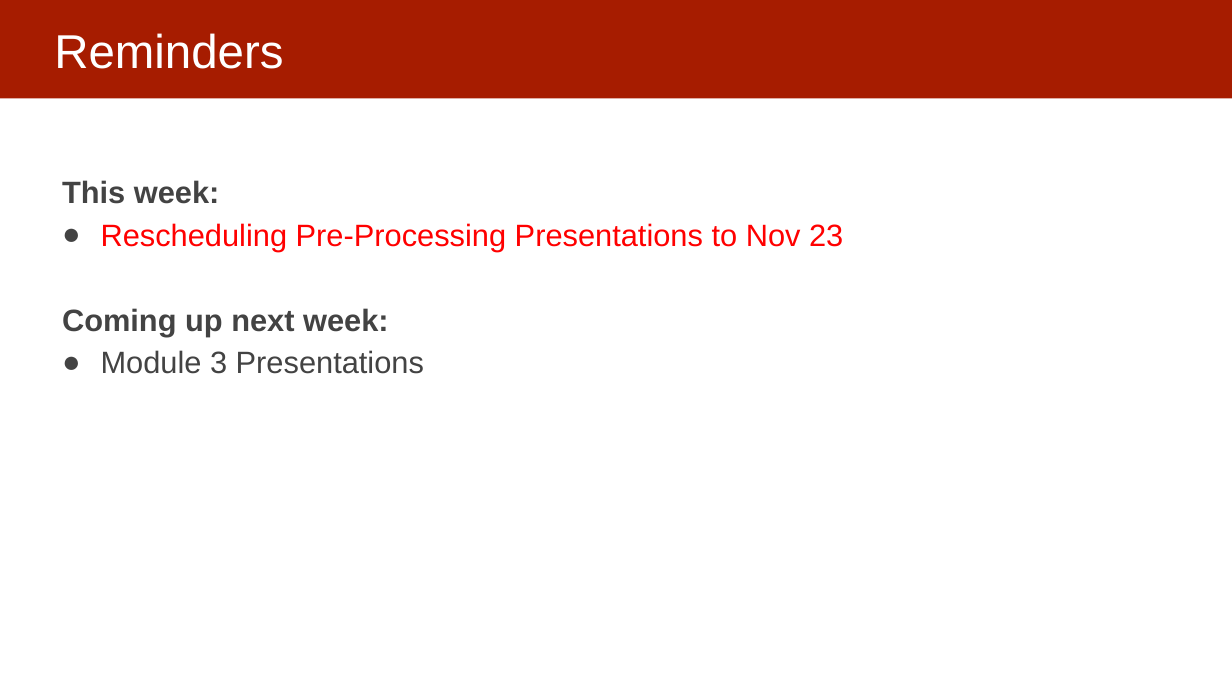
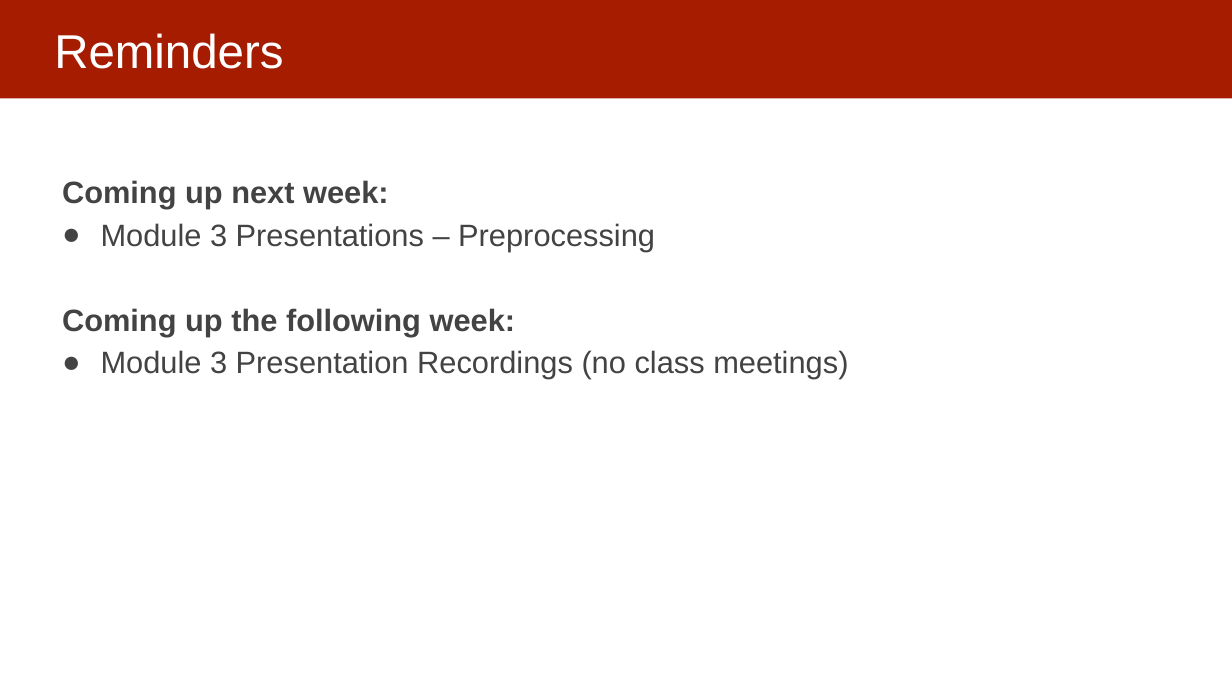
Before and after one commit to dssg/MLinPractice, a slide deck: slide 46 of Lectures/Lecture20-FieldValidation.pptx (slide 36 before the commit). Drawn at 1232x693 pixels with LibreOffice and Linux fonts; fonts in the diff are those of the drawing. Boxes give left, top, right and bottom in pixels: in the first picture for what was removed or moved away, otherwise in the second. Text is boxed around its words. In the diff, an @@ line names an element or a change of style, - is before the commit and + after.

```diff
--- a/Lectures/Lecture20-FieldValidation.pptx
+++ b/Lectures/Lecture20-FieldValidation.pptx
@@ text at box(62, 180, 843, 252): paragraphs removed @@
-This week:
-● Rescheduling Pre-Processing Presentations to Nov 23
@@ text at box(62, 223, 848, 379): text changed @@
-● Module 3 Presentations
+● Module 3 Presentations – Preprocessing
+Coming up the following week:
+● Module 3 Presentation Recordings (no class meetings)
```
Also in this commit, not shown: 3 other slides changed, 10 slides added.
